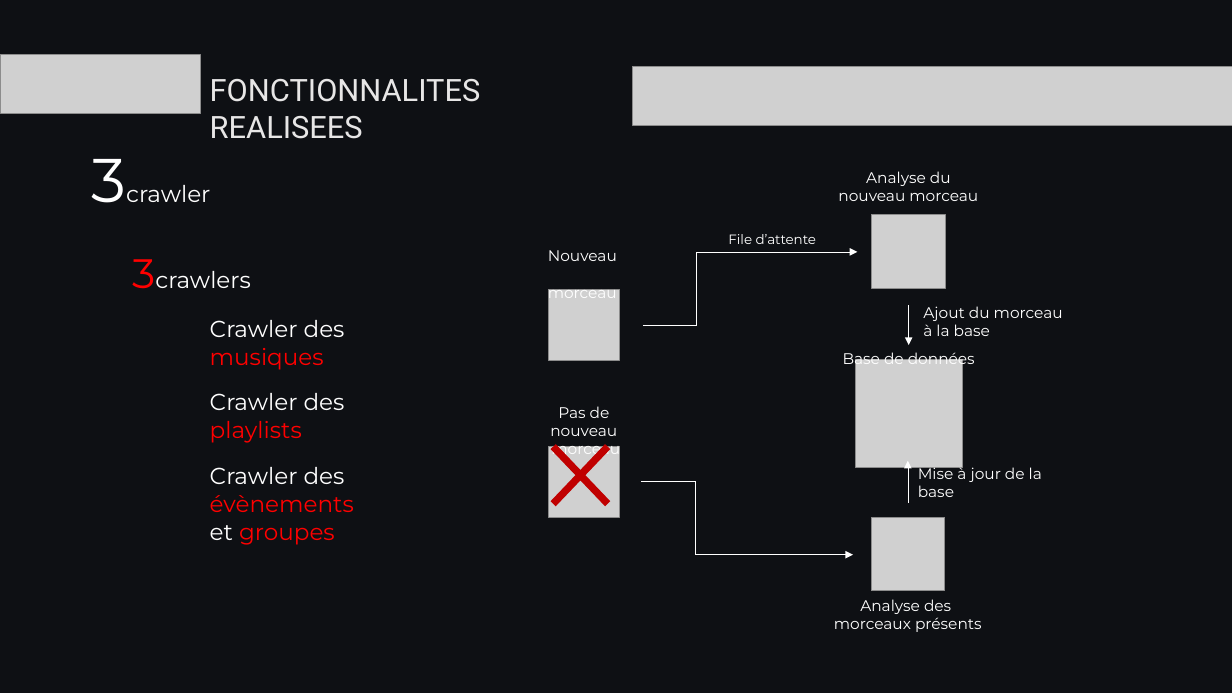
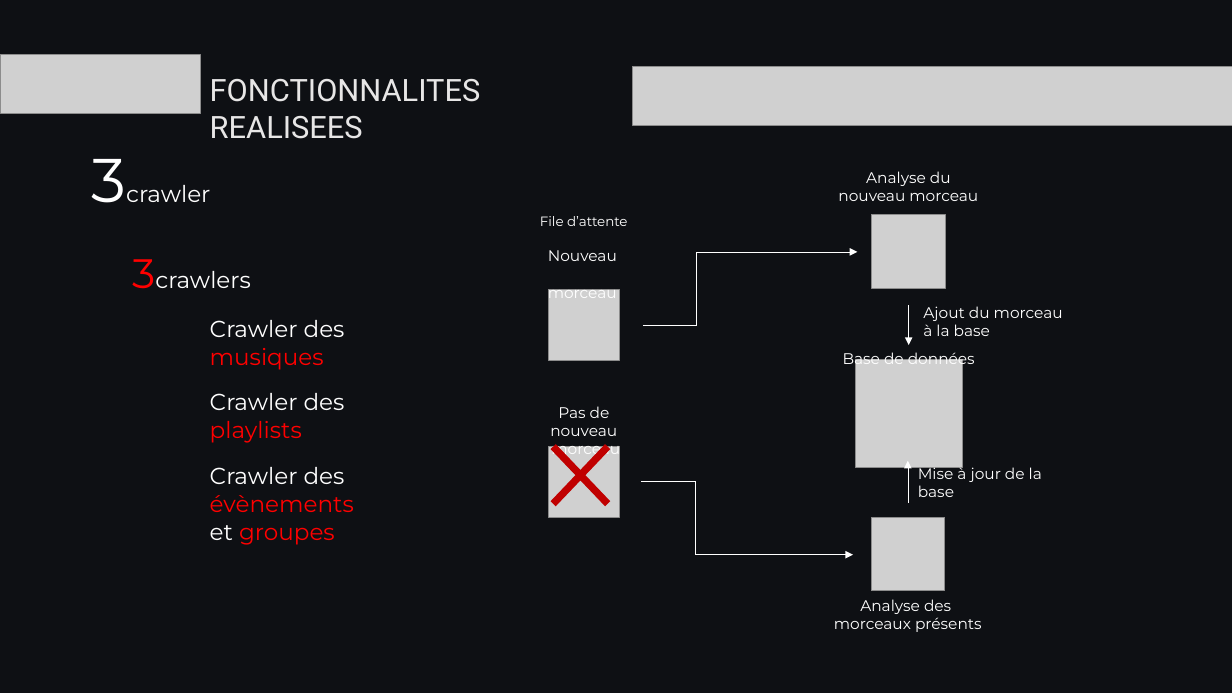
Before and after one commit to fixesuarez/Omega, a slide deck: slide 8 of src/OmegaWebApp/omega_front/src/assets/Recette.pptx. Drawn at 1232x693 pixels with LibreOffice and Linux fonts; fonts in the diff are those of the drawing; grey boxes stand for pictures. Boxes give left, top, right and bottom in pixels: in the first picture for what was removed or moved away, otherwise in the second. Text is boxed around its words. In the diff, an @@ line names an element or a change of style, - is before the commit and + after.

```diff
--- a/src/OmegaWebApp/omega_front/src/assets/Recette.pptx
+++ b/src/OmegaWebApp/omega_front/src/assets/Recette.pptx
@@ text "File d’attente": place and size @@
-text "File d’attente" at <box>728,234,817,244</box>
+text "File d’attente" at <box>540,216,628,226</box>
```
Also in this commit, not shown: 2 other files.
